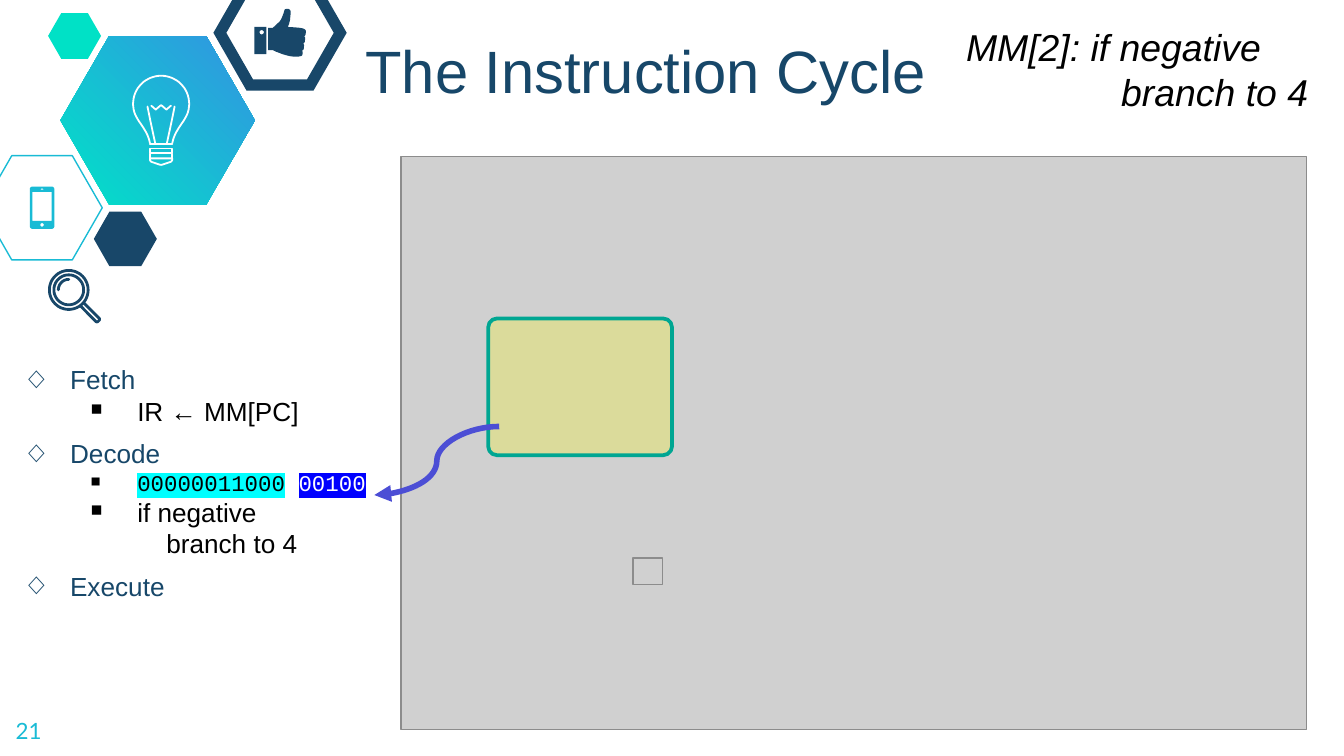
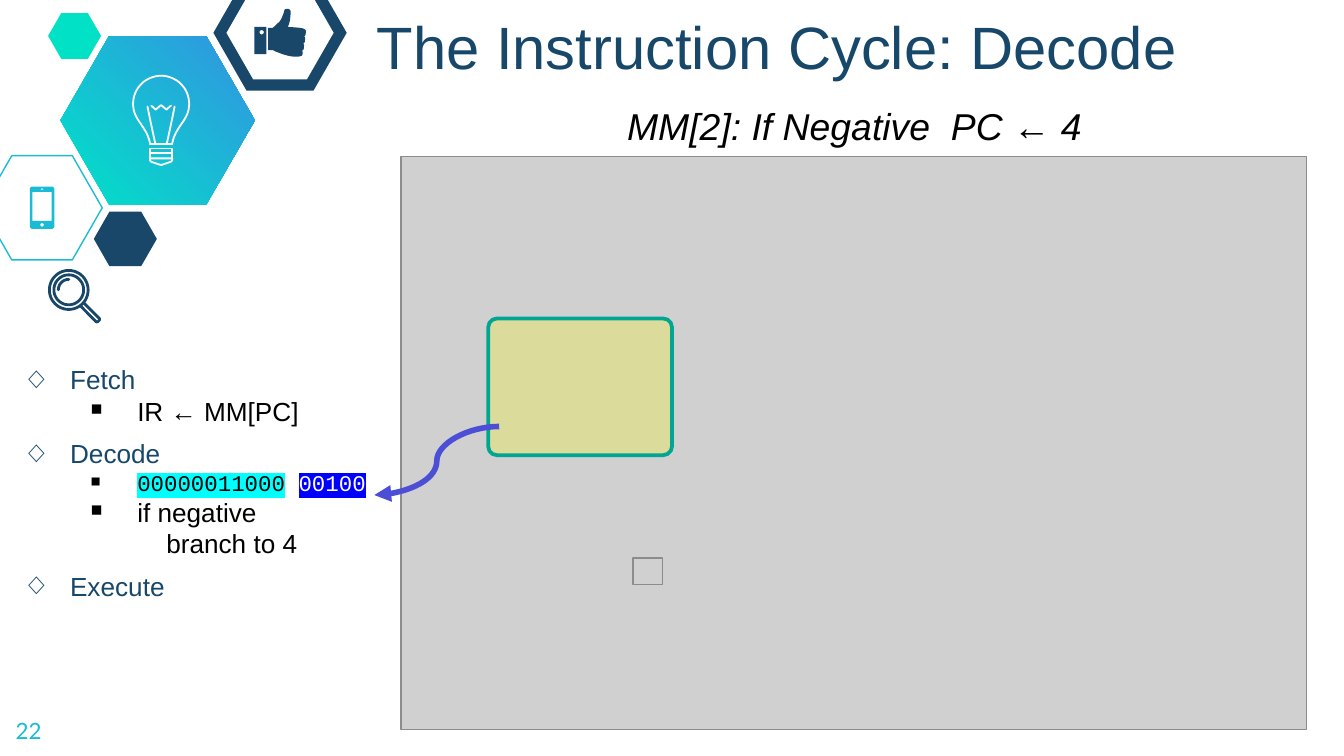
Before and after one commit to dickinson-comp256/COMP256, a slide deck: slide 22 of docs/materials/03-MachineAbstractions/MA3-S-StoredProgram.pptx (slide 21 before the commit). Drawn at 1344x756 pixels with LibreOffice and Linux fonts; fonts in the diff are those of the drawing; grey boxes stand for pictures; background and template pictures are left out. Boxes give left, top, right and bottom in pixels: in the first picture for what was removed or moved away, otherwise in the second. Text is boxed around its words. In the diff, an @@ line names an element or a change of style, - is before the commit and + after.

```diff
--- a/docs/materials/03-MachineAbstractions/MA3-S-StoredProgram.pptx
+++ b/docs/materials/03-MachineAbstractions/MA3-S-StoredProgram.pptx
@@ title at (x1=377, y1=25, x2=1176, y2=80): text changed @@
-The Instruction Cycle
+The Instruction Cycle: Decode
@@ free "MM[2]: If Negative PC ← ..." resized from (x1=953, y1=17, x2=1344, y2=153) to (x1=614, y1=97, x2=1122, y2=187) @@
@@ text in free at (x1=627, y1=113, x2=1082, y2=148): text changed @@
-MM[2]: if negative
-branch to 4
+MM[2]: If Negative PC ← 4
@@ page number at (x1=16, y1=722, x2=42, y2=739): text changed @@
-21
+22
```
Also in this commit, not shown: 21 other slides changed, 1 slide added.
